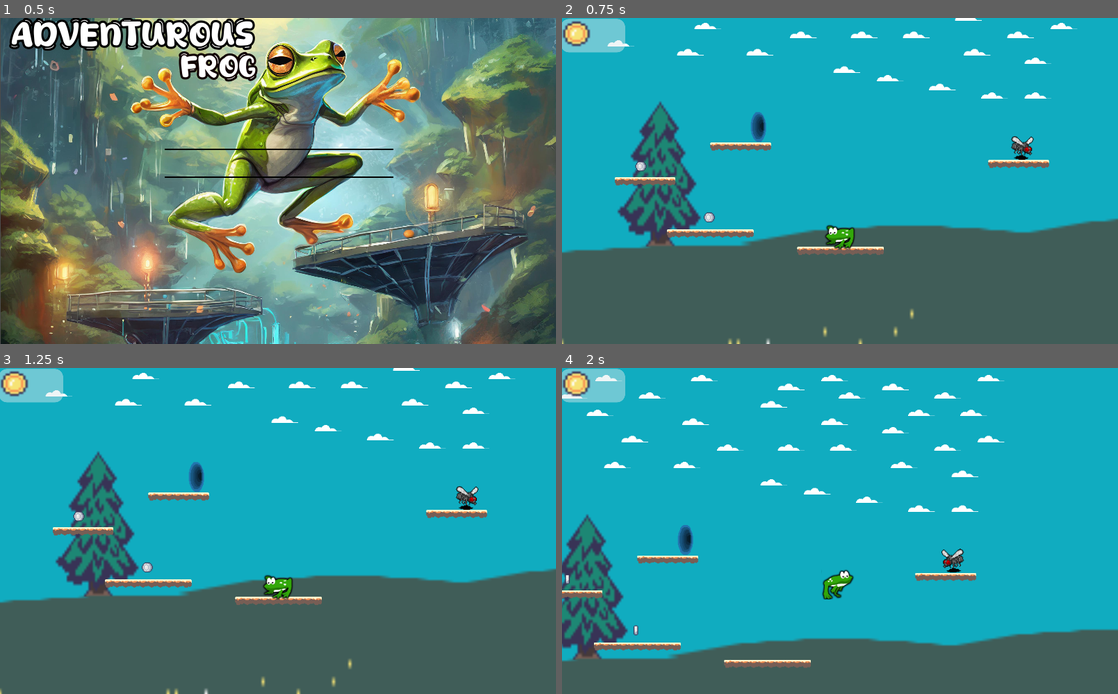
Above: before the commit, frames 1-4 (two rows, left to right).
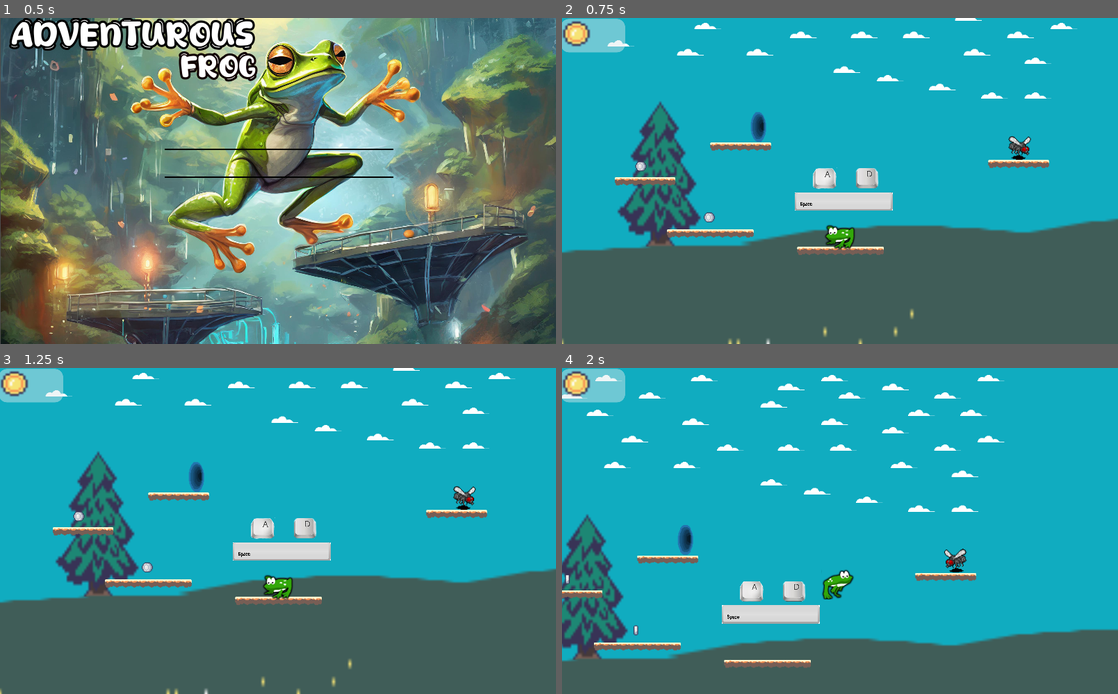
Above: after the commit, the same moments.

Repository: gabymuise/AdventurousFrog
Game: Godot game, scene res://Main/Menu.tscn
Two runs of this game, one before a commit and one after it. Both use one fixed random seed, a clock stepped at 60 frames per second and the inputs below.
Inputs:
- Up to frame 1 (0.5 s): no input
- Up to frame 2 (0.75 s): click "PLAY" at 0.5 s
- Up to frame 3 (1.25 s): no input
- Up to frame 4 (2 s): hold D (ui_right) from 1.28 s (still down); tap Space (jump) at 1.52 s

Frame 1 is identical in both runs. In frame 2, 1.7% of the frame differs, in the area x 41-85%, y 36-60%; in frame 3, 1.7%; in frame 4, 1.7%, in the area x 28-73%, y 55-79%.

Commit message:
botones de movimiento

Diff:
--- a/Worlds/World1.tscn
+++ b/Worlds/World1.tscn
@@ -13,6 +13,16 @@
 [ext_resource path="res://Enemy/Enemy.tscn" type="PackedScene" id=11]
 [ext_resource path="res://Main/MenuPause.tscn" type="PackedScene" id=12]
 [ext_resource path="res://Worlds/Portal.tscn" type="PackedScene" id=13]
+[ext_resource path="res://Main/btnA.png" type="Texture" id=14]
+[ext_resource path="res://Main/btnD.png" type="Texture" id=15]
+[ext_resource path="res://Main/btnSpace.png" type="Texture" id=16]
+
+[sub_resource type="DynamicFontData" id=15]
+font_path = "res://font/Asquire.otf"
+
+[sub_resource type="DynamicFont" id=16]
+size = 19
+font_data = SubResource( 15 )
 
 [sub_resource type="ConvexPolygonShape2D" id=8]
 points = PoolVector2Array( 0, 0, 16, 0, 16, 16, 0, 16 )
@@ -230,6 +240,30 @@
 scale = Vector2( 4.9974, 10.9219 )
 texture = ExtResource( 10 )
 
+[node name="btnA" type="Sprite" parent="."]
+position = Vector2( -14, 130 )
+scale = Vector2( 0.391667, 0.354545 )
+texture = ExtResource( 14 )
+
+[node name="btnD" type="Sprite" parent="."]
+position = Vector2( 65, 130 )
+scale = Vector2( 0.392, 0.355 )
+texture = ExtResource( 15 )
+
+[node name="btnSpace" type="Sprite" parent="."]
+position = Vector2( 21.875, 172.844 )
+scale = Vector2( 0.0544697, 0.0651092 )
+texture = ExtResource( 16 )
+
+[node name="Label" type="Label" parent="."]
+margin_left = 316.0
+margin_top = 27.0
+margin_right = 378.0
+margin_bottom = 47.0
+custom_colors/font_color = Color( 0.952941, 0.027451, 0.027451, 1 )
+custom_fonts/font = SubResource( 16 )
+text = "ENEMY"
+
 [node name="TileMap" type="TileMap" parent="."]
 tile_set = SubResource( 1 )
 cell_size = Vector2( 16, 16 )
@@ -255,7 +289,7 @@
 shape = SubResource( 13 )
 
 [node name="EnemyBlowfly" parent="." instance=ExtResource( 11 )]
-position = Vector2( 347, 74 )
+position = Vector2( 342, 74 )
 
 [node name="Player" parent="." instance=ExtResource( 7 )]
 position = Vector2( 13, 224 )
Binary file added: Main/btnA.png
Not shown, added: Main/btnA.png.import
Binary file added: Main/btnD.png
Not shown, added: Main/btnD.png.import
Binary file added: Main/btnSpace.png
Not shown, added: Main/btnSpace.png.import
Not shown: 1 places in Worlds/World1.tscn that only renumber resources
